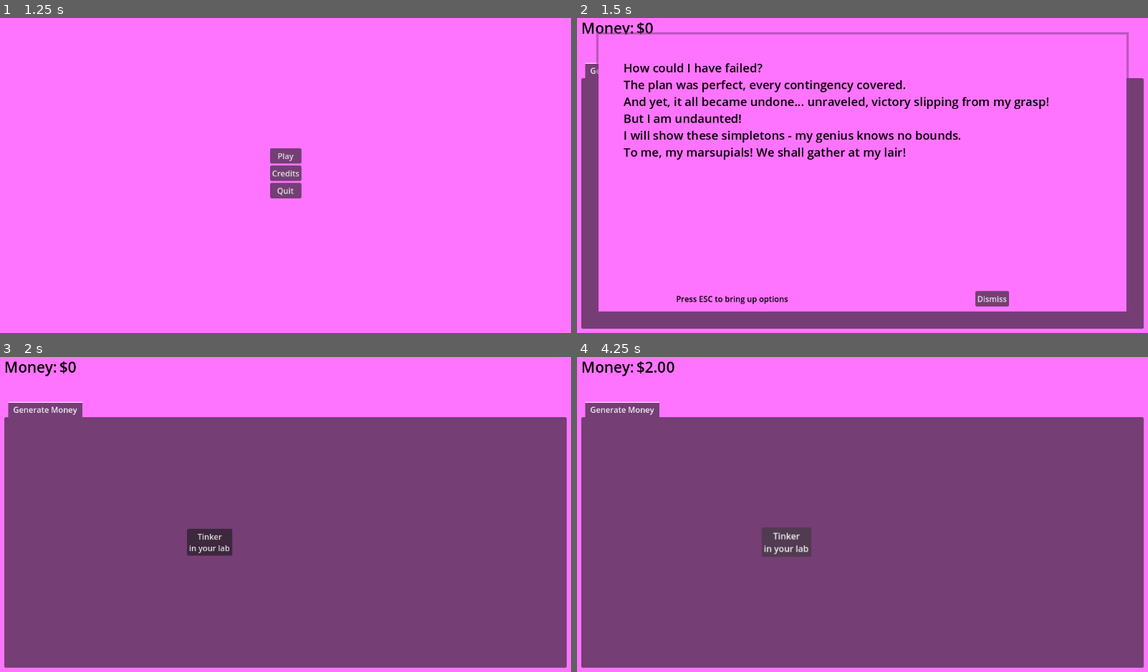
Above: before the commit, frames 1-4 (two rows, left to right).
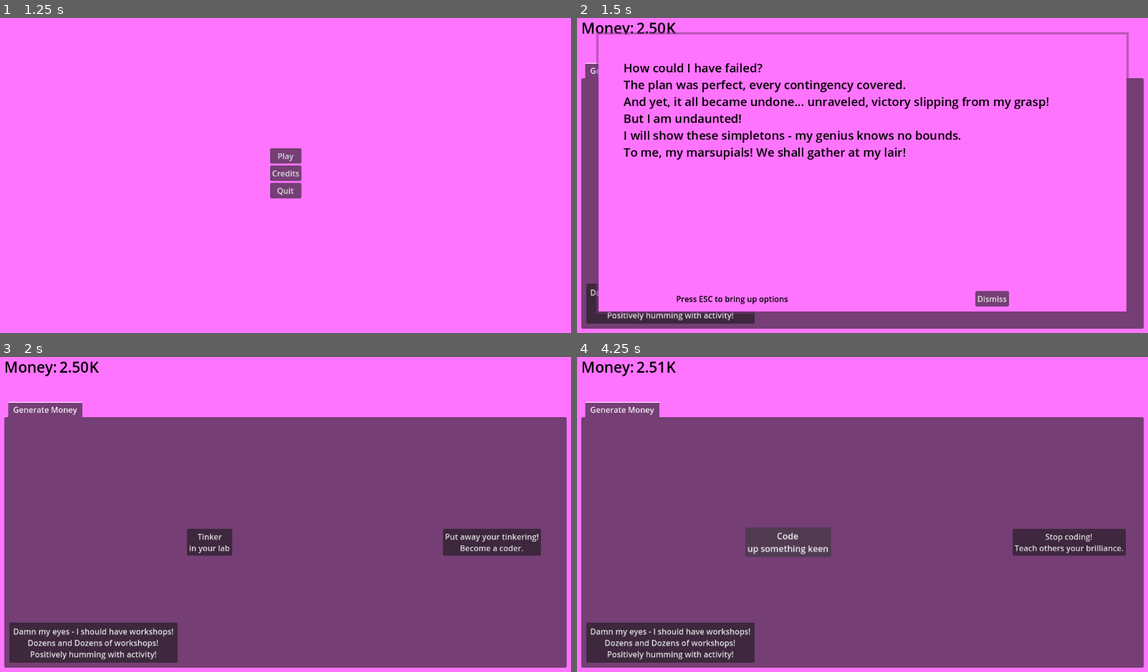
Above: after the commit, the same moments.

Repository: Habidakus/mad-idle-scientist
Game: Godot game, scene res://Scenes/main.tscn
The game is run twice, just before and just after one commit, with the same random seed, the same clock (stepped at 60 frames per second) and the same inputs.
Inputs (mouse positions are in pixels of both pictures, inside the frame that each line leads up to):
- Up to frame 1 (1.25 s): tap Enter at 0.5 s; move the mouse to (411, 156) at 0.52 s; click (411, 156) at 0.67 s
- Up to frame 2 (1.5 s): click "Play" at 1.25 s
- Up to frame 3 (2 s): no input
- Up to frame 4 (4.25 s): click "Tinker in your lab" at 2 s; click (1068, 542) at 2.75 s, where only the run after the commit has a clickable "Put away your tinkering! Beco…"; click "Tinker in your lab" (after the commit: "Code up something keen") at 3.5 s

Frame 1 is identical in both runs. In frame 2, 1.5% of the frame differs, in the area x 1-32%, y 1-98%; in frame 3, 5.3%; in frame 4, 6.3%, in the area x 1-97%, y 1-98%.

Commit message:
Fixed workshop task selector highlight format

Diff:
--- a/Scripts/StateMachine/StateMachineState_Game.gd
+++ b/Scripts/StateMachine/StateMachineState_Game.gd
@@ -251,7 +251,7 @@
 	# Other
 	#-------
 
-	money = 0
+	money = 2500
 
 	var it : Image = highlight_tab_texture.get_image();
 	var imt : ImageTexture = ImageTexture.create_from_image(it)
@@ -508,6 +508,15 @@
 	option_button.set_item_tooltip(index, item_tooltip);
 	return index
 
+var highlight_all_workshop_tasks: bool = true
+func should_workshop_task_be_highlighted() -> bool:
+	return highlight_all_workshop_tasks
+
+func on_workshop_tasks_seen() -> void:
+	for workshop in workshop_array:
+		workshop.highlight_option_button(false)
+	highlight_all_workshop_tasks = false
+
 func populate_workshop_option_button(option_button : OptionButton) -> void:
 	if option_button.get_item_index(Workshop.WorkshopTask.MONEY) == -1:
 		var index = add_text_and_tooltip_to_id(option_button, Workshop.WorkshopTask.MONEY, "Perform mindless labor", "This will generate some money")
@@ -524,7 +533,9 @@
 	if workshop_types.keys().has(activation_type):
 		if workshop_types[activation_type][0] == false:
 			workshop_types[activation_type][0] = true
+			highlight_all_workshop_tasks = true
 			for workshop in workshop_array:
+				workshop.highlight_option_button(true)
 				populate_workshop_option_button(workshop.option_button)
 			change_tab(TabRef.WORKSHOP_TAB, TabAction.HIGHLIGHT_TAB)
 		workshop_types[activation_type][4] += 1
--- a/Scripts/Workshop.gd
+++ b/Scripts/Workshop.gd
@@ -14,15 +14,21 @@
 var minion_count : int = 0
 
 var name_label : Label = Label.new()
-#var minion_count_selector : SpinBox = SpinBox.new()
 
 var minion_increase_button : Button = Button.new()
 var minion_decrease_button : Button = Button.new()
 var minion_label : Label = Label.new()
 var minion_container : HBoxContainer = HBoxContainer.new()
 
+var style_box : StyleBoxLine = StyleBoxLine.new()
 var option_button : OptionButton = OptionButton.new()
 var status_label : Label = Label.new()
+
+var partial_money : float = 0
+var partial_blueprints : float = 0
+var partial_robots : float = 0
+var partial_gears : float = 0
+var partial_muscles : float = 0
 
 func get_workshop_name() -> String:
 	return name_label.text
@@ -44,13 +50,14 @@
 	minion_container.add_child(minion_increase_button)
 	minion_container.alignment = BoxContainer.ALIGNMENT_CENTER
 	grid_container.add_child(minion_container)
-	#minion_count_selector.prefix = "Minions allocated: "
-	#minion_count_selector.size_flags_horizontal = Control.SIZE_EXPAND_FILL
-	#minion_count_selector.max_value = available_minions
-	#grid_container.add_child(minion_count_selector)
+
+	style_box.color = Color.RED
+	style_box.vertical = true
 
 	game.populate_workshop_option_button(option_button)
+	highlight_option_button(game.should_workshop_task_be_highlighted())
 	option_button.size_flags_horizontal = Control.SIZE_EXPAND_FILL
+
 	grid_container.add_child(option_button)
 	status_label.size_flags_horizontal = Control.SIZE_EXPAND_FILL
 	grid_container.add_child(status_label)
@@ -59,17 +66,13 @@
 	assert(child_count % 4 == 0);
 	workshop_list.append(self)
 
+	option_button.button_down.connect(on_button_down)
 	option_button.item_selected.connect(on_workshop_task_selected)
 	minion_decrease_button.pressed.connect(on_workshop_minion_count_decrease)
 	minion_increase_button.pressed.connect(on_workshop_minion_count_increase)
 
 	update_status()
 
-var partial_money : float = 0
-var partial_blueprints : float = 0
-var partial_robots : float = 0
-var partial_gears : float = 0
-var partial_muscles : float = 0
 func process(delta : float) -> void:
 	var minion_strength : float = sqrt(minion_count)
 	var game : SMS_Game = get_parent();
@@ -109,6 +112,17 @@
 		_:
 			assert(false, "Workshops don't know how to process task %s yet" % [WorkshopTask.find_key(task)])
 
+func on_button_down() -> void:
+	if option_button.has_theme_stylebox_override("normal"):
+		var game : SMS_Game = get_parent();
+		game.on_workshop_tasks_seen()
+
+func highlight_option_button(enable: bool) -> void:
+	if enable:
+		option_button.add_theme_stylebox_override("normal", style_box)
+	else:
+		option_button.remove_theme_stylebox_override("normal")
+
 func update_status() -> void:
 	if minion_count == 0:
 		status_label.text = "NO WORKERS ASSIGNED"
@@ -142,6 +156,7 @@
 
 func on_workshop_task_selected(index : int) -> void:
 	task = option_button.get_item_id(index) as WorkshopTask
+	option_button.remove_theme_stylebox_override("normal")
 	#print("Workshop %s task changed to %s (index = %s)" % [get_workshop_name(), WorkshopTask.find_key(task), str(index)])
 	option_button.selected = option_button.get_item_index(task as int)
 	get_parent().inc_click_count(false)
